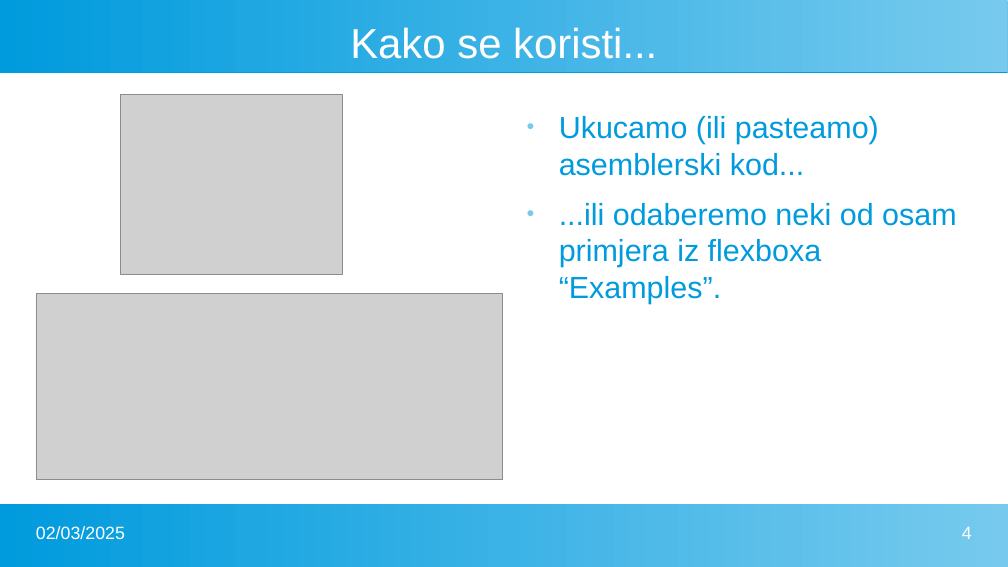
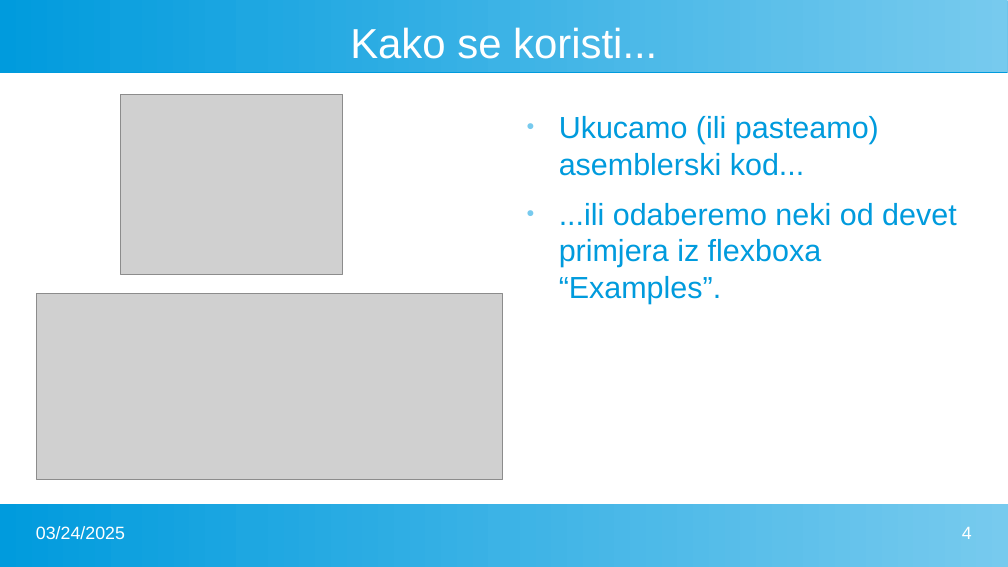
Before and after one commit to FlatAssembler/PicoBlaze_Simulator_in_JS, a slide deck: slide 4 of seminar/PicoBlaze.pptx. Drawn at 1008x567 pixels with LibreOffice and Linux fonts; fonts in the diff are those of the drawing; grey boxes stand for pictures. Boxes give left, top, right and bottom in pixels: in the first picture for what was removed or moved away, otherwise in the second. Text is boxed around its words. In the diff, an @@ line names an element or a change of style, - is before the commit and + after.

```diff
--- a/seminar/PicoBlaze.pptx
+++ b/seminar/PicoBlaze.pptx
@@ text at (x1=559, y1=203, x2=957, y2=304): text changed @@
-● ...ili odaberemo neki od osam primjera iz flexboxa “Examples”.
+● ...ili odaberemo neki od devet primjera iz flexboxa “Examples”.
@@ text at (x1=36, y1=526, x2=125, y2=539): text changed @@
-02/03/2025
+03/24/2025
```
Also in this commit, not shown: 22 other slides changed, 1 other file.
